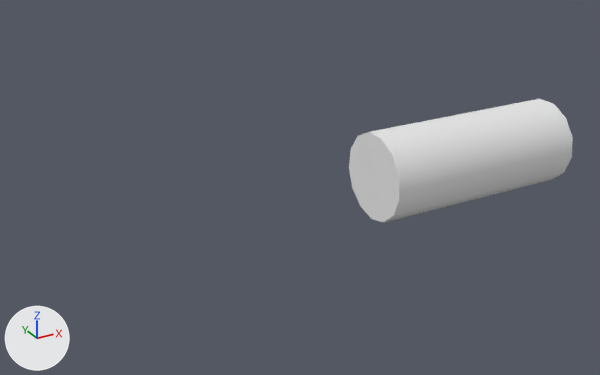
Renders of the OBJ model PIPE BikeMenu/Assets/BikeMeshes/Pegs/Left.obj from each side of a commit.
Before and after are seen from a camera (50 mm lens) standing at (-0.114, -0.249, 0.127) and looking at (0.026, 0.005, 0.0). The axes (+X, +Y, +Z) are drawn at lower left. The lights are the same throughout. Where no turn or scale is listed for an object, it has been applied to the vertices. Vertices at the same position are counted once.

The older version as bpy lines, for what is in view:
```python
me_left = bpy.data.meshes.new('Left')
me_left.from_pydata(...)  # 54 vertices, 104 faces; spans x 0.0558..0.1439, y -0.0179..0.0179, z -0.018..0.0175
me_left.materials.append(mat_none)  # white #e7e7e7
ob_left = bpy.data.objects.new('Left', me_left)
ob_left.location = (0.0, 0.0, 0.0)
```
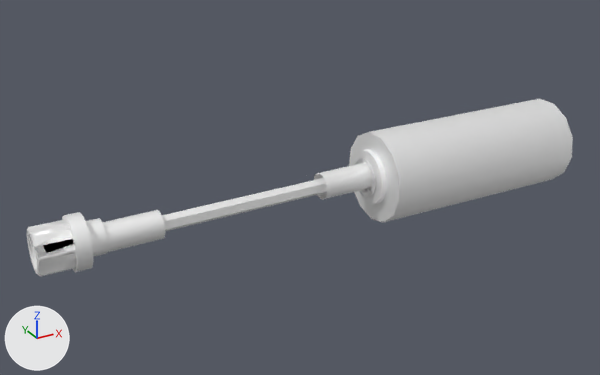
The change, as a list of edits to the scene's bpy script:
```text
Add mat_material:
    mat_material = principled_material('material')
    mat_material.base_color = (1.0, 1.0, 1.0)  # white #ffffff
    mat_material.metallic = 1.0
    mat_material.roughness = 0.69
Change me_left:
    used by ob_left; location = (0.0, 0.0, 0.0)
    remove me_left.from_pydata(...)  # 54 vertices, 104 faces; spans x 0.0558..0.1439, y -0.0179..0.0179, z -0.018..0.0175
    add me_left.from_pydata(...)  # 1486 vertices, 2432 faces; spans x -0.0747..0.1439, y -0.0179..0.0179, z -0.018..0.0175
    me_left part 1: 1432 vertices added at x -0.0747..0.0761, y -0.0093..0.0121, z -0.011..0.0104
    me_left part 2: 104 faces spanning x 0.0558..0.1439, y -0.0179..0.0179, z -0.018..0.0175 switch from mat_none (white #e7e7e7) to mat_material (white #ffffff)
```

Location of each change, (x1, y1, x2, y2) in pixels of the pictures (600 x 375 px):
'Left', reshaped (143% wider, 44% taller)
    before: (349, 99, 573, 222)
    after: (27, 99, 573, 276)
part 1 of me_left, added
    after: (27, 150, 387, 276)
part 2 of me_left, recoloured
    both: (349, 99, 572, 222)
